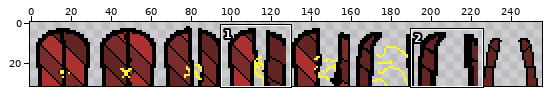
One commit to this sprite sheet: Sprites/Enviroment/puertaabriendo.png. The picture above shows the old version from afar; the outline marks the close-up.
Close-up. The starting point:
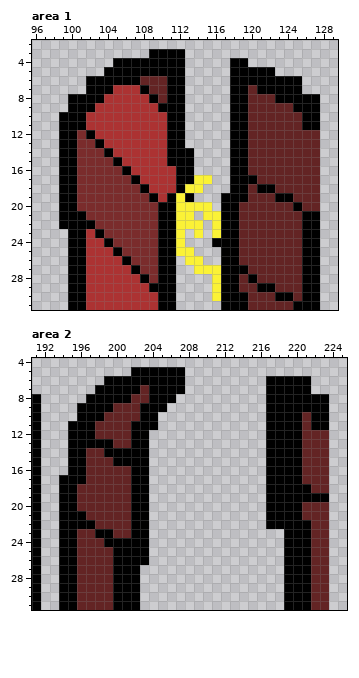
The file is 256x32 pixels. Pixels under 10% opacity are left out. Shown: area 1: x 96..129, y 2..31; area 2: x 191..225, y 4..31.
The same view after the edit:
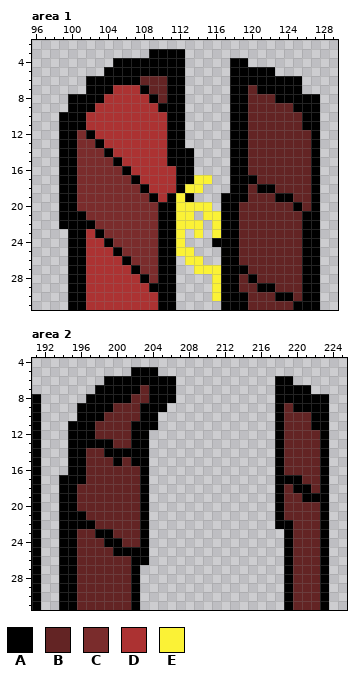
Palette (. is transparent): A #000000  B #632424  C #7a2c2c  D #ac3232  E #fbf236
Difference:
--- area 1
@@ x 125..129 @@
 11 BAA..
-12 BBB..
-13 BBB..
-14 BBB..
-15 BBB..
-16 BBB..
-17 BBB..
-18 BBB..
-19 BBB..
-20 ABB..
+12 BBA..
+13 BBA..
+14 BBA..
+15 BBA..
+16 BBA..
+17 BBA..
+18 BBA..
+19 BBA..
+20 ABA..
 21 BAA..
--- area 2
@@ x 191..225 @@
  4 ...................................
- 5 ...........AAAAAA..................
- 6 ........AAAAAAAAA.........AAAAA....
- 7 .......AAAAABAAAA.........AAAAA....
- 8 A.....AAAAABBAAA..........AAAAAAA..
- 9 A....AAAABBBAAA...........AAAAAAA..
-10 A....AAABBBBAA............AAAABAA..
-11 A...AAABBBBAAA............AAAABAA..
-12 A...AAABBBBAA.............AAAABBB..
-13 A...AAAAABBAA.............AAAABBB..
-14 A...AABBAAAAA.............AAAABBB..
-15 A...AABBBAAAA.............AAAABBB..
-16 A...AABBBBBAA.............AAAABBB..
-17 A..AAABBBBBAA.............AAAABBB..
-18 A..AABBBBBBAA.............AAAAABB..
-19 A..AABBBBBBAA.............AAAAAAA..
-20 A..AABBBBBBAA.............AAAABBB..
-21 A..AAABBBBBAA.............AAAABBB..
-22 A..AAAABBBBAA.............AAAAABB..
-23 A..AABBAABBAA...............AAABB..
-24 A..AABBBAAAAA...............AAABB..
-25 A..AABBBBAAAA...............AAABB..
-26 A..AABBBBAAAA...............AAABB..
-27 A..AABBBBAAA................AAABB..
-28 A..AABBBBAAA................AAABB..
-29 A..AABBBBAAA................AAABB..
-30 A..AABBBBAAA................AAABB..
-31 A..AABBBBAAA................AAABB..
+ 5 ...........AAA.....................
+ 6 ........AAAAAAAA...........AA......
+ 7 .......AAAAABAAA...........AAAA....
+ 8 A.....AAAAABBAAA...........AAAAAA..
+ 9 A....AAAABBBAAA............ABAAAA..
+10 A....AAABBBBAA.............ABBBAA..
+11 A...AAABBBBAAA.............ABBBAA..
+12 A...AAABBBBAA..............ABBBBA..
+13 A...AAAAABBAA..............ABBBBA..
+14 A...AABBAAAAA..............ABBBBA..
+15 A...AABBBABAA..............ABBBBA..
+16 A...AABBBBBBA..............ABBBBA..
+17 A..AAABBBBBBA..............AAABBA..
+18 A..AABBBBBBBA..............ABAABA..
+19 A..AABBBBBBBA..............ABBAAA..
+20 A..AABBBBBBBA..............ABBBBA..
+21 A..AAABBBBBBA..............ABBBBA..
+22 A..AAAABBBBBA..............AABBBA..
+23 A..AABBAABBBA...............ABBBA..
+24 A..AABBBAABBA...............ABBBA..
+25 A..AABBBBAAAA...............ABBBA..
+26 A..AABBBBBBAA...............ABBBA..
+27 A..AABBBBBBA................ABBBA..
+28 A..AABBBBBBA................ABBBA..
+29 A..AABBBBBBA................ABBBA..
+30 A..AABBBBBBA................ABBBA..
+31 A..AABBBBBBA................ABBBA..
Pixel boxes of the changes (left, top, right, bottom) in both close-ups:
changed: (311, 130, 320, 211)
erased: (158, 367, 185, 394)
changed: (266, 376, 329, 610)
changed: (113, 457, 140, 610)
